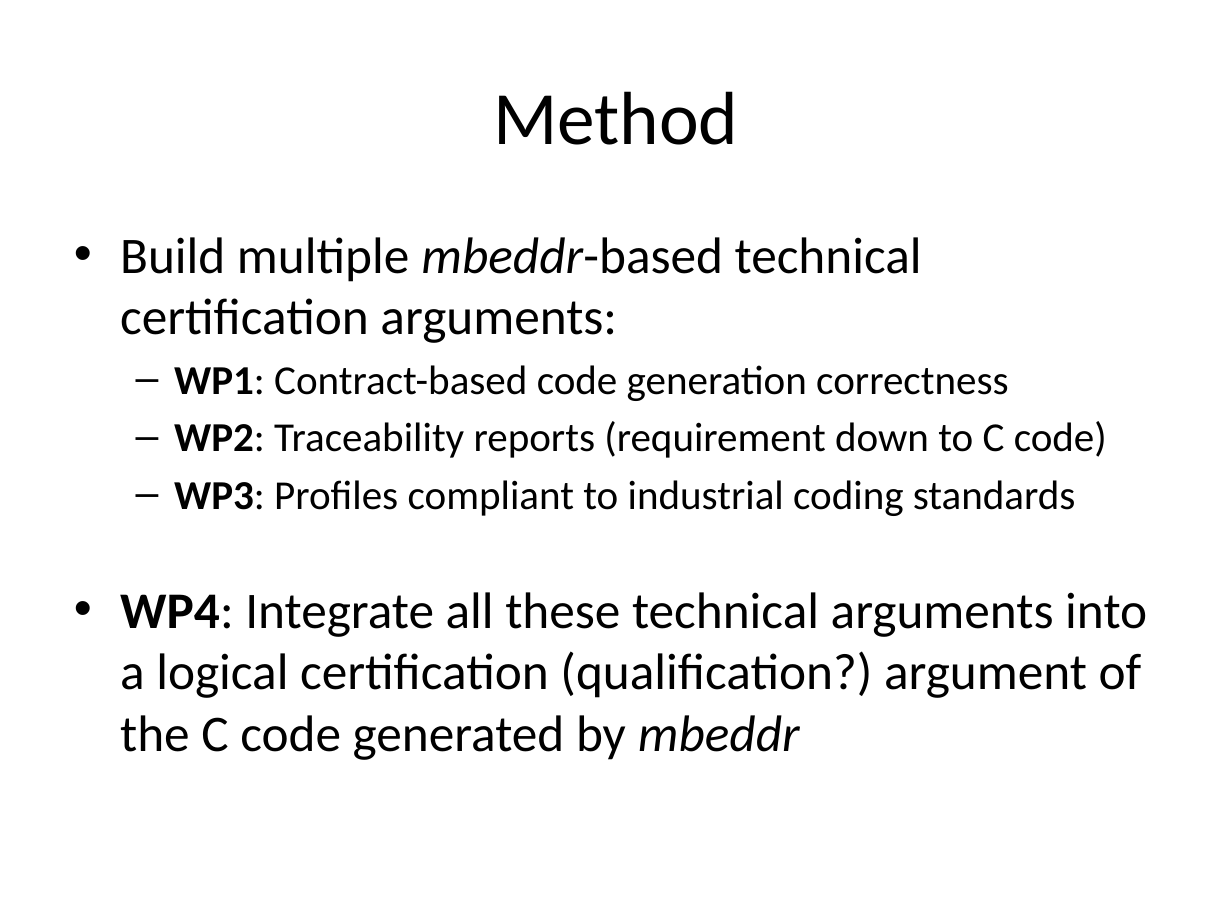
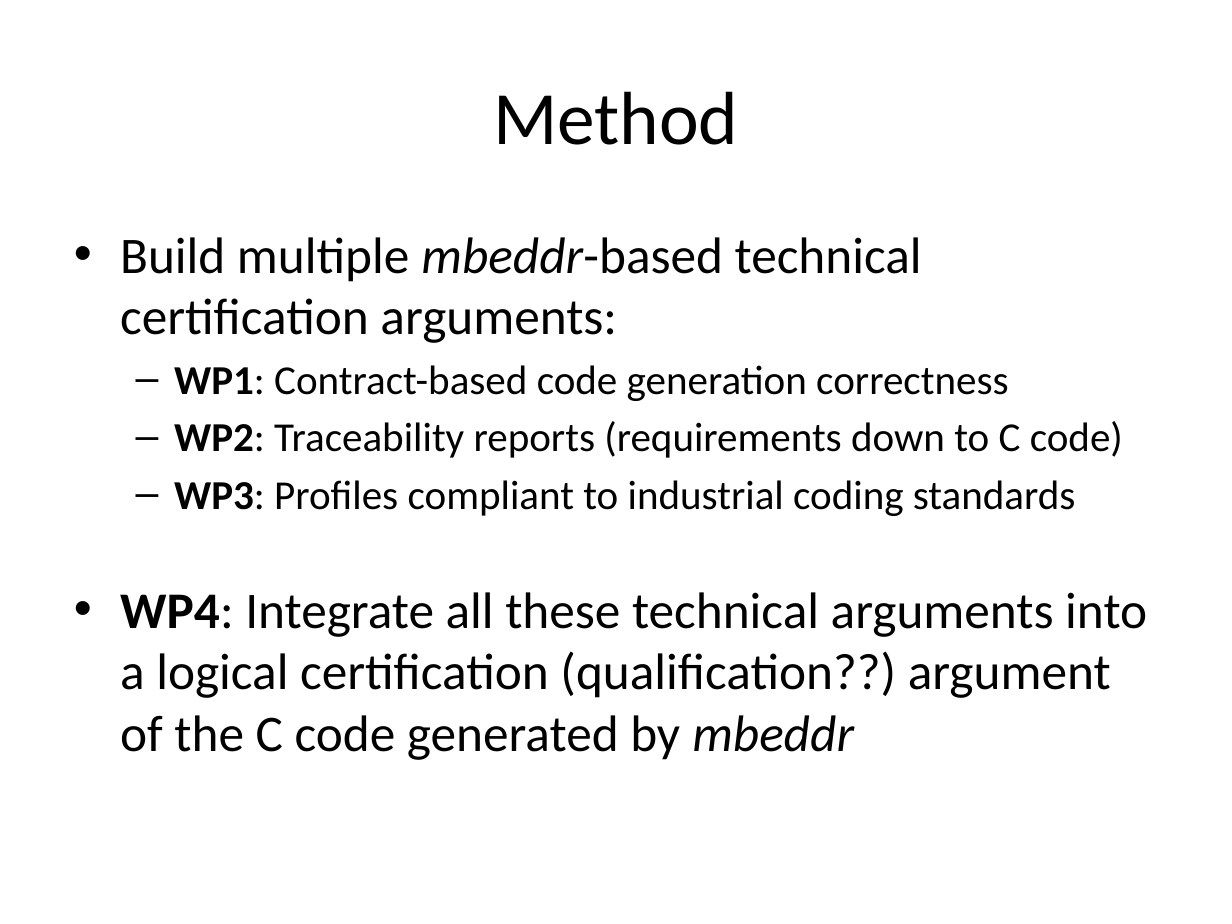
Before and after one commit to levilucio/cert_mbeddr, a slide deck: slide 4 of presentations/cert-mbeddr.pptx. Drawn at 1232x924 pixels with LibreOffice and Linux fonts; fonts in the diff are those of the drawing. Boxes give left, top, right and bottom in pixels: in the first picture for what was removed or moved away, otherwise in the second. Text is boxed around its words. In the diff, an @@ line names an element or a change of style, - is before the commit and + after.

```diff
--- a/presentations/cert-mbeddr.pptx
+++ b/presentations/cert-mbeddr.pptx
@@ text at [174, 421, 1123, 458]: text changed @@
-  – WP2: Traceability reports (requirement down to C code)
+  – WP2: Traceability reports (requirements down to C code)
@@ text at [120, 592, 1147, 760]: text changed @@
-• WP4: Integrate all these technical arguments into a logical certification (qualification?) argument of the C code generated by mbeddr
+• WP4: Integrate all these technical arguments into a logical certification (qualification??) argument of the C code generated by mbeddr
```
Also in this commit, not shown: 1 other slide changed, 3 other files.
